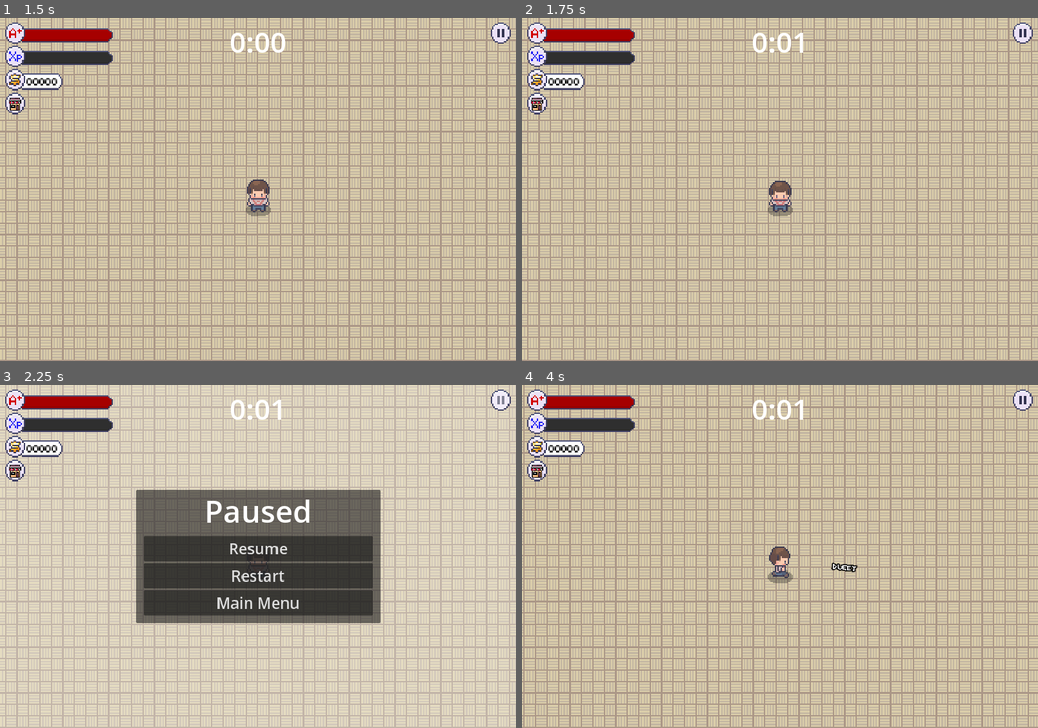
Above: before the commit, frames 1-4 (two rows, left to right).
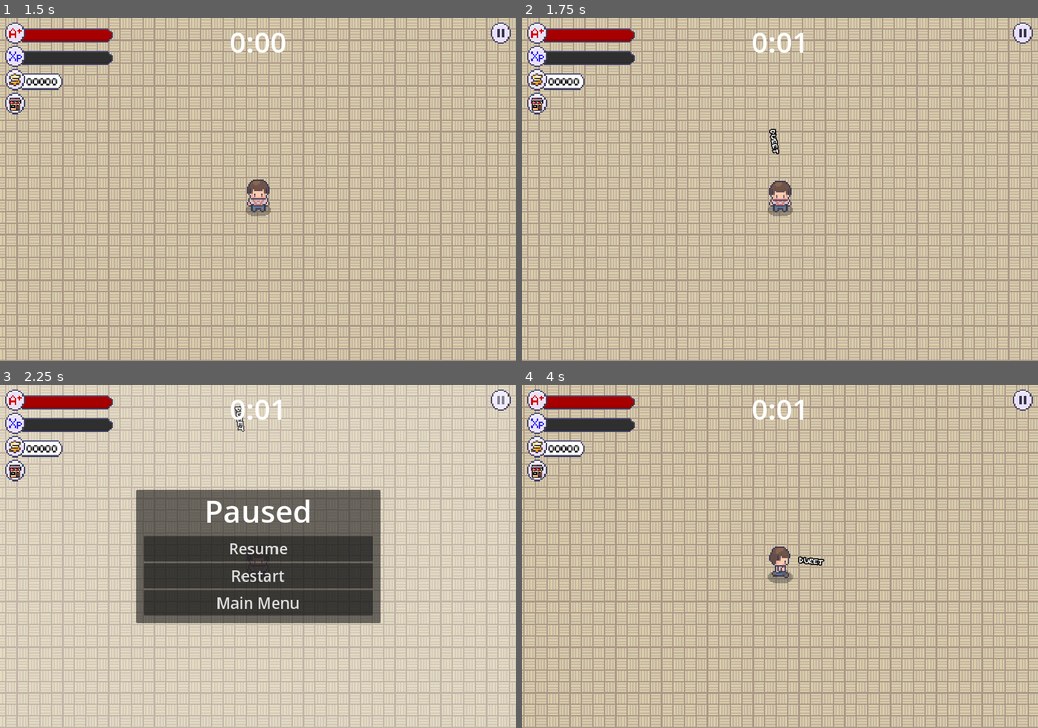
Above: after the commit, the same moments.

Repository: LimZiJia/SurviveTheSemester
Game: Godot game, scene res://scenes/ui/start_screen.tscn
Same seed, same stepped clock (60 frames per second), same inputs: the game is played once before the commit and once after it.
Inputs (mouse positions are in pixels of both pictures, inside the frame that each line leads up to):
- Up to frame 1 (1.5 s): click "Start" at 0.5 s; click (15, 103) at 1.25 s
- Up to frame 2 (1.75 s): no input
- Up to frame 3 (2.25 s): click (500, 398) at 2 s
- Up to frame 4 (4 s): click "Restart" at 2.75 s; tap Enter at 3.5 s; move the mouse to (893, 539) at 3.52 s; hold D (move_right) from 3.53 s (still down); tap Space (attack) at 3.6 s; click (893, 539) at 3.67 s

Frame 1 is identical in both runs. In frame 2, 0.1% of the frame differs, in the area x 47-50%, y 32-40%; in frame 3, less than 0.1%; in frame 4, 0.2%, in the area x 53-66%, y 49-55%.

Commit message:
Implements WeaponStat abstraction
Each weapon controller is now dependent on a WeaponStat resource which contains the shared stats of cooldown, count, damage, knockback. Any stat field unique to a particular weapon is stored under the metadata Dictionary.

Diff:
--- a/scenes/game_object/player/player.tscn
+++ b/scenes/game_object/player/player.tscn
@@ -7,6 +7,7 @@
 [ext_resource type="PackedScene" uid="uid://bgwhgewn87l0s" path="res://scenes/weapons/word/word_weapon_controller.tscn" id="5_q2dig"]
 [ext_resource type="PackedScene" uid="uid://0iaeiosmxoh5" path="res://scenes/weapons/number/number_weapon_controller.tscn" id="6_4ty7v"]
 [ext_resource type="Texture2D" uid="uid://bvbtt3nr6i0qn" path="res://scenes/game_object/player/player_shadow.png" id="6_7up1x"]
+[ext_resource type="PackedScene" uid="uid://donr501vi4ljc" path="res://scenes/weapons/calculator/calculator_weapon_controller.tscn" id="7_qktkr"]
 [ext_resource type="Texture2D" uid="uid://542gp1vs0t0" path="res://scenes/game_object/player/player.png" id="8_voa7p"]
 
 [sub_resource type="RectangleShape2D" id="RectangleShape2D_c14a4"]
@@ -579,6 +580,8 @@
 
 [node name="NumberWeaponController" parent="WeaponManager" instance=ExtResource("6_4ty7v")]
 
+[node name="CalculatorWeaponController" parent="WeaponManager" instance=ExtResource("7_qktkr")]
+
 [node name="ShadowSprite" type="Sprite2D" parent="."]
 position = Vector2(0, 43)
 texture = ExtResource("6_7up1x")
--- a/scenes/weapons/calculator/calculator_weapon.gd
+++ b/scenes/weapons/calculator/calculator_weapon.gd
@@ -1,13 +1,13 @@
 extends Node2D
 
 # The maximum distance between the calculator and the player
-const MAX_OUTER_RADIUS := 112.0
+const MAX_OUTER_RADIUS := 160.0
 
 # The rate at which the calculator sprite internally rotates per second
 const INTERNAL_ROTATION_RATE := 2.0
 
 # The rate at which the calculator rotates about the player per second
-const OUTER_ROTATION_RATE := 0.5
+const OUTER_ROTATION_RATE := 0.75
 const START_TIME := 0.5
 const END_TIME := 0.5
 
--- a/scenes/weapons/calculator/calculator_weapon_controller.gd
+++ b/scenes/weapons/calculator/calculator_weapon_controller.gd
@@ -1,29 +1,26 @@
 extends Node2D
 
 @export var calculator_scene: PackedScene
+@export var weapon_stat: WeaponStat
 
-@onready var timer = $Timer
-
-var damage: float = 10.0
-var cooldown_time: float = 7.0
-var base_attack_time := 4.0
-var attack_time: float
-var number: int = 1
+@onready var cooldown_timer := $CooldownTimer as Timer
 
 
 func _ready() -> void:
-	attack_time = base_attack_time
+	if weapon_stat == null:
+		return
 
-	timer.wait_time = cooldown_time
-	timer.start()
-	timer.timeout.connect(on_timer_timeout)
+	cooldown_timer.wait_time = weapon_stat.cooldown
+	cooldown_timer.timeout.connect(on_cooldown_timer_timeout)
+	cooldown_timer.start()
 
 
-func on_timer_timeout() -> void:
-	spawn_weapon(number)
+func on_cooldown_timer_timeout() -> void:
+	spawn_weapon(weapon_stat.count)
 
 
-func spawn_weapon(amount: int) -> void:
+# Spawns the given number of weapons into the world scene.
+func spawn_weapon(number: int) -> void:
 	var player = get_tree().get_first_node_in_group("player") as Node2D
 	if player == null:
 		return
@@ -34,10 +31,11 @@
 
 	var base_rotation := randf_range(0, TAU)
 
-	var angle_between = TAU / amount
-	for i in amount:
+	var angle_between = TAU / number
+	for i in number:
 		var calculator_instance = calculator_scene.instantiate() as Node2D
-		calculator_instance.attack_time = attack_time
+		calculator_instance.attack_time = weapon_stat.metadata["attack_time"]
 		calculator_instance.outer_rotation = base_rotation + i * angle_between
 		foreground.add_child(calculator_instance)
-		calculator_instance.hitbox_component.damage = damage
+		calculator_instance.hitbox_component.damage = weapon_stat.damage
+		calculator_instance.hitbox_component.knockback_force = weapon_stat.knockback
--- a/scenes/weapons/calculator/calculator_weapon_controller.tscn
+++ b/scenes/weapons/calculator/calculator_weapon_controller.tscn
@@ -1,10 +1,22 @@
-[gd_scene load_steps=3 format=3 uid="uid://donr501vi4ljc"]
+[gd_scene load_steps=5 format=3 uid="uid://donr501vi4ljc"]
 
 [ext_resource type="Script" path="res://scenes/weapons/calculator/calculator_weapon_controller.gd" id="1_vb7ly"]
 [ext_resource type="PackedScene" uid="uid://bq06ukdyna6in" path="res://scenes/weapons/calculator/calculator_weapon.tscn" id="2_ufs2p"]
+[ext_resource type="Script" path="res://scenes/weapons/weapon_stats/weapon_stat.gd" id="3_undpa"]
+
+[sub_resource type="Resource" id="Resource_nxmbh"]
+script = ExtResource("3_undpa")
+cooldown = 7.0
+count = 1
+damage = 10.0
+knockback = 400.0
+metadata = {
+"attack_time": 3.0
+}
 
 [node name="CalculatorWeaponController" type="Node2D"]
 script = ExtResource("1_vb7ly")
 calculator_scene = ExtResource("2_ufs2p")
+weapon_stat = SubResource("Resource_nxmbh")
 
-[node name="Timer" type="Timer" parent="."]
+[node name="CooldownTimer" type="Timer" parent="."]
--- a/scenes/weapons/number/number_weapon.gd
+++ b/scenes/weapons/number/number_weapon.gd
@@ -1,6 +1,7 @@
 extends Node2D
 
-@onready var sprite_2d = $Visuals/Sprite2D
+@onready var hitbox_component := $HitboxComponent as HitboxComponent
+@onready var sprite_2d := $Visuals/Sprite2D as Sprite2D
 
 
 func _ready() -> void:
--- a/scenes/weapons/number/number_weapon.tscn
+++ b/scenes/weapons/number/number_weapon.tscn
@@ -143,8 +143,6 @@
 [node name="HitboxComponent" parent="." instance=ExtResource("1_lkopl")]
 collision_layer = 4
 collision_mask = 0
-damage = 5.0
-knockback_force = 200.0
 
 [node name="CollisionShape2D" type="CollisionShape2D" parent="HitboxComponent"]
 position = Vector2(0, -6)
--- a/scenes/weapons/number/number_weapon_controller.gd
+++ b/scenes/weapons/number/number_weapon_controller.gd
@@ -1,44 +1,61 @@
 extends Node
 
 @export var number_weapon_scene: PackedScene
-@export_range(0.05, 10, 0.05) var cooldown := 0.05
+@export var weapon_stat: WeaponStat
 
-var can_attack := true
+var can_attack := false
 
-@onready var cooldown_timer = $CooldownTimer
+@onready var cooldown_timer := $CooldownTimer as Timer
 
 
 func _ready():
+	if weapon_stat == null:
+		return
+	cooldown_timer.wait_time = weapon_stat.cooldown
 	cooldown_timer.timeout.connect(on_cooldown_timer_timeout)
+	cooldown_timer.start()
 
 
-func _physics_process(delta: float):
-	attack()
-
-func attack() -> void:
-	if not can_attack:
-		return
-	var mob = find_nearest_mob()
-	if not mob:
-		return
-
-	can_attack = false
-	cooldown_timer.start(cooldown)
-
-	for i in 3:
-		var number_weapon_instance := number_weapon_scene.instantiate()
-		var foreground_layer := get_tree().get_first_node_in_group("foreground_layer") as Node2D
-		foreground_layer.add_child(number_weapon_instance)
-		number_weapon_instance.global_position = mob.global_position
-
-		await get_tree().create_timer(.05).timeout
-
+func _physics_process(_delta: float):
+	if can_attack:
+		spawn_weapon(weapon_stat.count)
 
 
 # Sets the can_attack variable to true so that
 # the player can attack again
 func on_cooldown_timer_timeout() -> void:
 	can_attack = true
+
+
+# Given there are mobs surrounding the player, it initiates the cooldown,
+# and adds the given number of weapons into the world scene and facing the
+# nearest mobs. Otherwise, it does nothing.
+func spawn_weapon(number: int) -> void:
+	var player = get_tree().get_first_node_in_group("player") as Node2D
+	if player == null:
+		return
+
+	var mob = find_nearest_mob()
+	if mob == null:
+		return
+
+	var spawn_position = mob.global_position
+
+	var foreground = get_tree().get_first_node_in_group("foreground_layer") as Node2D
+	if foreground == null:
+		return
+
+	can_attack = false
+	cooldown_timer.start()
+
+	for i in number:
+		var number_weapon_instance := number_weapon_scene.instantiate()
+		foreground.add_child(number_weapon_instance)
+		number_weapon_instance.global_position = spawn_position
+		number_weapon_instance.hitbox_component.damage = weapon_stat.damage
+		number_weapon_instance.hitbox_component.knockback_force = weapon_stat.knockback
+
+		await get_tree().create_timer(.05, false).timeout
 
 
 # Returns the nearest mob in the SceneTree, or null if
--- a/scenes/weapons/number/number_weapon_controller.tscn
+++ b/scenes/weapons/number/number_weapon_controller.tscn
@@ -1,11 +1,21 @@
-[gd_scene load_steps=3 format=3 uid="uid://0iaeiosmxoh5"]
+[gd_scene load_steps=5 format=3 uid="uid://0iaeiosmxoh5"]
 
 [ext_resource type="Script" path="res://scenes/weapons/number/number_weapon_controller.gd" id="1_juhar"]
 [ext_resource type="PackedScene" uid="uid://bp43te4obiahc" path="res://scenes/weapons/number/number_weapon.tscn" id="2_25de7"]
+[ext_resource type="Script" path="res://scenes/weapons/weapon_stats/weapon_stat.gd" id="3_djgwo"]
+
+[sub_resource type="Resource" id="Resource_fntwk"]
+script = ExtResource("3_djgwo")
+cooldown = 5.0
+count = 1
+damage = 5.0
+knockback = 200.0
+metadata = {}
 
 [node name="NumberWeaponController" type="Node"]
 script = ExtResource("1_juhar")
 number_weapon_scene = ExtResource("2_25de7")
-cooldown = 5.0
+weapon_stat = SubResource("Resource_fntwk")
 
 [node name="CooldownTimer" type="Timer" parent="."]
+one_shot = true
--- /dev/null
+++ b/scenes/weapons/weapon_stats/weapon_stat.gd
@@ -0,0 +1,8 @@
+class_name WeaponStat
+extends Resource
+
+@export_range(0.05, 10, 0.05) var cooldown: float
+@export_range(1, 10) var count: int
+@export var damage: float
+@export var knockback: float
+@export var metadata: Dictionary = {}
--- a/scenes/weapons/word/word_weapon.tscn
+++ b/scenes/weapons/word/word_weapon.tscn
@@ -32,8 +32,6 @@
 [node name="HitboxComponent" parent="." instance=ExtResource("3_gyusg")]
 collision_layer = 4
 collision_mask = 0
-damage = 20.0
-knockback_force = 1500.0
 
 [node name="CollisionShape2D" type="CollisionShape2D" parent="HitboxComponent"]
 position = Vector2(22.5, -1)
--- a/scenes/weapons/word/word_weapon_controller.gd
+++ b/scenes/weapons/word/word_weapon_controller.gd
@@ -1,52 +1,62 @@
 extends Node2D
 
 @export var word_weapon_scene: PackedScene
-@export_range(0.05, 10, 0.05) var cooldown := 0.05
+@export var weapon_stat: WeaponStat
 
-var can_attack := true
+var can_attack := false
 
-@onready var cooldown_timer = $CooldownTimer
+@onready var cooldown_timer := $CooldownTimer as Timer
 
 
 func _ready():
+	if weapon_stat == null:
+		return
+	cooldown_timer.wait_time = weapon_stat.cooldown
 	cooldown_timer.timeout.connect(on_cooldown_timer_timeout)
-
+	cooldown_timer.start()
 
 
 func _physics_process(_delta: float) -> void:
-	if Input.is_action_just_pressed("attack"):
-		attack()
-
-
-# Given the player can attack and there are mobs surrounding the
-# player, it initiates the cooldown, and adds the word projectile
-# to the SceneTree at its location and facing the nearest mob.
-# Otherwise, it does nothing.
-func attack() -> void:
-	if not can_attack:
-		return
-	var mob = find_nearest_mob()
-	if not mob:
-		return
-
-	can_attack = false
-	cooldown_timer.start(cooldown)
-
-	var word_weapon_instance := word_weapon_scene.instantiate()
-	var spawn_direction = global_position.direction_to(mob.global_position)
-
-	var foreground_layer := get_tree().get_first_node_in_group("foreground_layer") as Node2D
-	foreground_layer.add_child(word_weapon_instance)
-
-	word_weapon_instance.global_position = global_position
-	word_weapon_instance.direction = spawn_direction
-
+	if can_attack:
+		spawn_weapon(weapon_stat.count)
 
 
 # Sets the can_attack variable to true so that
 # the player can attack again
 func on_cooldown_timer_timeout() -> void:
 	can_attack = true
+
+# Given there are mobs surrounding the player, it initiates the cooldown,
+# and adds the given number of weapons into the world scene and facing the
+# nearest mobs. Otherwise, it does nothing.
+func spawn_weapon(number: int) -> void:
+	var player = get_tree().get_first_node_in_group("player") as Node2D
+	if player == null:
+		return
+
+	var mob = find_nearest_mob()
+	if mob == null:
+		return
+
+	var target_position = mob.global_position
+
+	var foreground = get_tree().get_first_node_in_group("foreground_layer") as Node2D
+	if foreground == null:
+		return
+
+	can_attack = false
+	cooldown_timer.start()
+
+	for i in number:
+		var word_weapon_instance := word_weapon_scene.instantiate()
+		var spawn_direction = global_position.direction_to(target_position)
+		foreground.add_child(word_weapon_instance)
+
+		word_weapon_instance.global_position = global_position
+		word_weapon_instance.direction = spawn_direction
+		word_weapon_instance.hitbox_component.damage = weapon_stat.damage
+		word_weapon_instance.hitbox_component.knockback_force = weapon_stat.knockback
+		await get_tree().create_timer(0.1, false).timeout
 
 
 # Returns the nearest mob in the SceneTree, or null if
--- a/scenes/weapons/word/word_weapon_controller.tscn
+++ b/scenes/weapons/word/word_weapon_controller.tscn
@@ -1,11 +1,21 @@
-[gd_scene load_steps=3 format=3 uid="uid://bgwhgewn87l0s"]
+[gd_scene load_steps=5 format=3 uid="uid://bgwhgewn87l0s"]
 
 [ext_resource type="Script" path="res://scenes/weapons/word/word_weapon_controller.gd" id="1_8lsmw"]
 [ext_resource type="PackedScene" uid="uid://cufkg4a6l1oe8" path="res://scenes/weapons/word/word_weapon.tscn" id="2_kxu1b"]
+[ext_resource type="Script" path="res://scenes/weapons/weapon_stats/weapon_stat.gd" id="3_nwbg8"]
+
+[sub_resource type="Resource" id="Resource_p8wqm"]
+script = ExtResource("3_nwbg8")
+cooldown = 1.0
+count = 1
+damage = 20.0
+knockback = 1500.0
+metadata = {}
 
 [node name="WordWeaponController" type="Node2D"]
 script = ExtResource("1_8lsmw")
 word_weapon_scene = ExtResource("2_kxu1b")
-cooldown = 1.0
+weapon_stat = SubResource("Resource_p8wqm")
 
 [node name="CooldownTimer" type="Timer" parent="."]
+one_shot = true
Not shown: 1 places in scenes/game_object/player/player.tscn that only renumber resources
Not shown: 1 places in scenes/ui/buff_select_screen.tscn that only renumber resources
